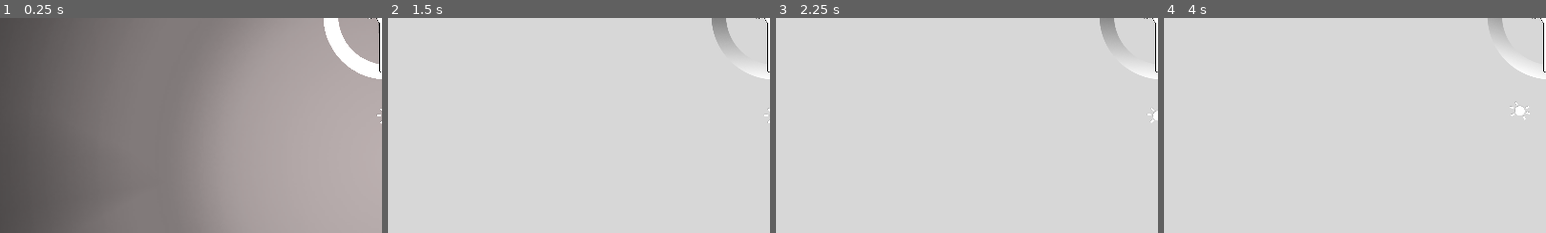
Above: before the commit, frames 1-4 (left to right).
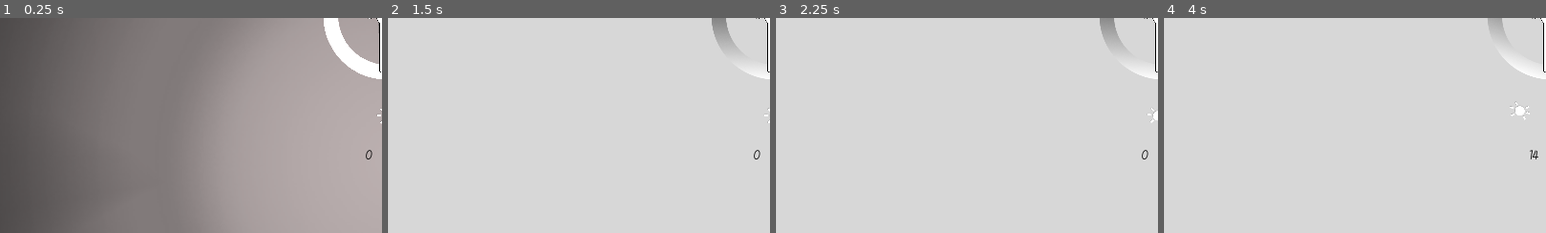
Above: after the commit, the same moments.

Repository: xukongwen/PhantomWorld
Game: Godot game, scene res://text/time_test.tscn
Same seed, same stepped clock (60 frames per second), same inputs: the game is played once before the commit and once after it. This scene is started directly instead of the project's main scene.
Inputs:
- Up to frame 1 (0.25 s): no input
- Up to frame 2 (1.5 s): click "光" at 0.5 s; click "1倍速" at 1.25 s
- Up to frame 3 (2.25 s): click "60倍速" at 2 s
- Up to frame 4 (4 s): click "1倍速" at 2.75 s; click "60倍速" at 3.5 s
The pictures show only the part of the screen within x 2-52%, y 50-100%; the shares and areas given below are measured in that part.

The runs differ from the first frame. In frame 1, less than 0.1% of the frame differs, in the area x 95-98%, y 61-66%; in frame 2, less than 0.1%; in frame 3, less than 0.1%; in frame 4, less than 0.1%.

Commit message:
初级的温度，有bug，时间系统需要大改

Diff:
--- a/Script/World.gd
+++ b/Script/World.gd
@@ -1,12 +1,37 @@
-extends Object
+extends Node
 
-class World_dao:
+class_name World_dao, "res://Image/dao/world.png" #可以给一个icon！竟然！
 
-	var dao = 0
-	var yin = -1
-	var yang = 1
+var dao = 0
+var yin = -1
+var yang = 1
 
-	var yin_yang_now = 0
+var yin_yang_now = 0
 
-	var temp = 0
-	var seazon = null
+var temp = 0
+var seazon = null
+
+
+var second
+var minute
+var hour
+var day
+
+
+#################################################################################
+##################################Functions######################################
+#################################################################################
+
+
+#世界的时间功能
+func _init(time):
+	var int_time = int(floor(time))
+
+	second = int_time % 60
+	minute = (int_time / 60) % 60
+	hour = (int_time / (60 * 60)) % 24
+	day = (int_time / (60 * 60 * 24))
+
+#世界时间的事件激活功能
+func equals(second, minute, hour, day):
+	return self.second == second and self.minute == minute and self.hour == hour and self.day == day
--- a/project.godot
+++ b/project.godot
@@ -8,9 +8,14 @@
 
 config_version=4
 
-_global_script_classes=[  ]
+_global_script_classes=[ {
+"base": "Node",
+"class": "World_dao",
+"language": "GDScript",
+"path": "res://Script/World.gd"
+} ]
 _global_script_class_icons={
-
+"World_dao": "res://Image/dao/world.png"
 }
 
 [application]
--- a/text/time_test.gd
+++ b/text/time_test.gd
@@ -1,13 +1,15 @@
 extends Node2D
 
+
+var this_world : World_dao
 
 var time = 0
 var time_mult = 60
 var paused = false
 var time_scale = 1
 
-var prev_time = 0
 var deg = 0
+var tempture = 0
 
 signal time_passed(date_time)
 
@@ -17,49 +19,21 @@
 	connect("time_passed",self,"_on_time_passed")
 
 
-class DateTime:
-
-	var second
-	var minute
-	var hour
-	var day
-#	var week
-#	var month
-#	var year
-
-
-
-	func _init(time):
-		var int_time = int(floor(time))
-
-		second = int_time % 60
-		minute = (int_time / 60) % 60
-		hour = (int_time / (60 * 60)) % 24
-		day = (int_time / (60 * 60 * 24))
-
-	func equals(second, minute, hour, day):
-		return self.second == second and self.minute == minute and self.hour == hour and self.day == day
-
 
 func _process(delta):
 
 	# 设定游戏事件和真实时间的差距
 	time += delta*time_mult
 
-	var date_times = []
-	var int_time = floor(time) + 1
-	var prev_int_time = floor(prev_time) + 1
-	while prev_int_time < int_time:
-		date_times.append(prev_int_time)
-		prev_int_time += 1
+	# 这个DateTime.new(time)就是获取秒，分，小时，日的时间信息结构
+	emit_signal("time_passed", World_dao.new(time))
 
-	# 这个DateTime.new(time)就是获取秒，分，小时，日的时间信息结构
-	emit_signal("time_passed", DateTime.new(time))
+	$time_lable.text = str("日:  ", World_dao.new(time).day,"  ", "时:  ", World_dao.new(time).hour,"点")
 
-	prev_time = time
+	#deg = (0.1/60) * time_scale*time_mult
 
-	$time_lable.text = str("日:  ", DateTime.new(time).day,"  ", "时:  ", DateTime.new(time).hour,"点")
-
+	# 这里是把太阳，月亮的位置（角度）和游戏时间匹配
+	$human_01/yinyang.rotation_degrees += (0.1/60)*time_scale/24*60
 
 
 func _on_time_passed(date_times):
@@ -67,14 +41,19 @@
 	if date_times.equals(0,0,12,0):
 		$event.text = "现在是正午"
 
-
-	deg = (0.1/60) * time_scale*time_mult
-	#$deg.text = str("每一秒增加：", deg*60," 度")
-	$deg.visible = false
+	temp(date_times.hour)
 
 
-	$human_01/yinyang.rotation_degrees += (0.1/60)*time_scale/24*60
+func temp(time):
+	$deg.visible = true
 
+	if time <= 12 and time >0:
+		tempture += 1
+
+	if time > 11 and time <= 23:
+		tempture -= 1
+
+	$deg.text = str(tempture)
 
 func _on_Button_pressed():
 	get_tree().quit()
@@ -92,8 +71,8 @@
 	Engine.set_time_scale(time_scale)
 
 
+# 开关光
 func _on_light_pressed():
 	var light_stat = not $human_01/yinyang/yang/Light2D.enabled
 	$human_01/yinyang/yang/Light2D.enabled = light_stat
 	$ColorRect.visible = light_stat
-	pass # Replace with function body.
--- a/text/time_test.tscn
+++ b/text/time_test.tscn
@@ -14,6 +14,14 @@
 
 [sub_resource type="OccluderPolygon2D" id=2]
 polygon = PoolVector2Array( 135.077, 3.54645, 135.077, 40.528, 2.91336, 41.1342, 2.91336, 1.72769 )
+
+[sub_resource type="ParticlesMaterial" id=3]
+emission_shape = 2
+emission_box_extents = Vector3( 1500, 1, 1 )
+flag_disable_z = true
+gravity = Vector3( -30, 98, 0 )
+orbit_velocity = 0.0
+orbit_velocity_random = 0.0
 
 [node name="world" type="Node2D"]
 pause_mode = 1
@@ -97,7 +105,7 @@
 margin_bottom = 902.708
 custom_fonts/font = ExtResource( 3 )
 custom_colors/font_color = Color( 0, 0, 0, 1 )
-text = "deg"
+text = "温度："
 __meta__ = {
 "_edit_use_anchors_": false
 }
@@ -166,6 +174,13 @@
 anchor_right = 1.0
 anchor_bottom = 1.0
 color = Color( 0.627451, 0.627451, 0.627451, 0.701961 )
+
+[node name="Particles2D" type="Particles2D" parent="."]
+visible = false
+position = Vector2( 792.066, 84.5895 )
+amount = 200
+lifetime = 4.0
+process_material = SubResource( 3 )
 [connection signal="pressed" from="Button" to="." method="_on_Button_pressed"]
 [connection signal="pressed" from="VBoxContainer/time-1" to="." method="_on_time1_pressed"]
 [connection signal="pressed" from="VBoxContainer/time-5" to="." method="_on_time5_pressed"]
Binary file added: Image/dao/world.png
Not shown, added: Image/dao/world.png.import
Not shown, changed: export_presets.cfg
Not shown: 1 places in text/time_test.tscn that only renumber resources
